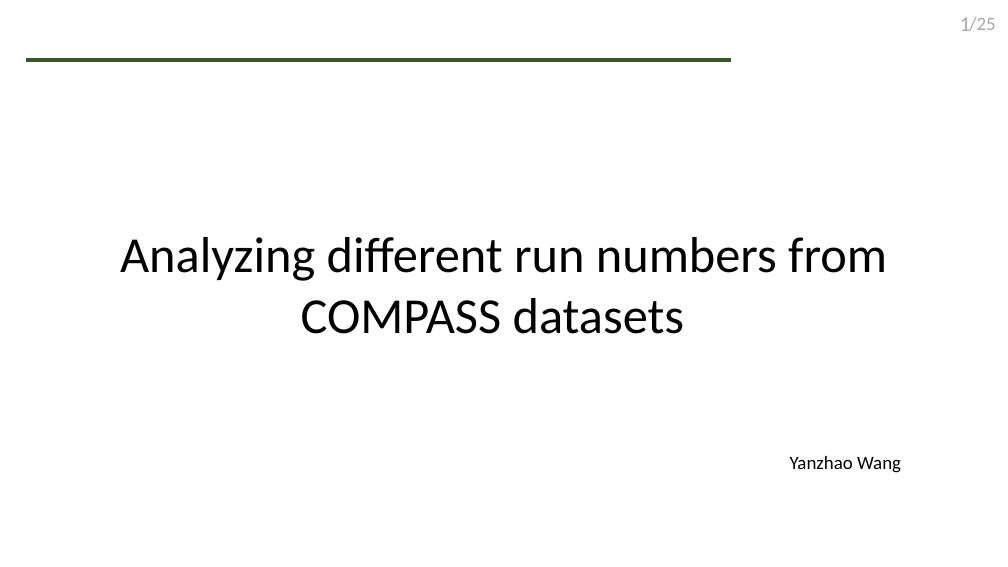
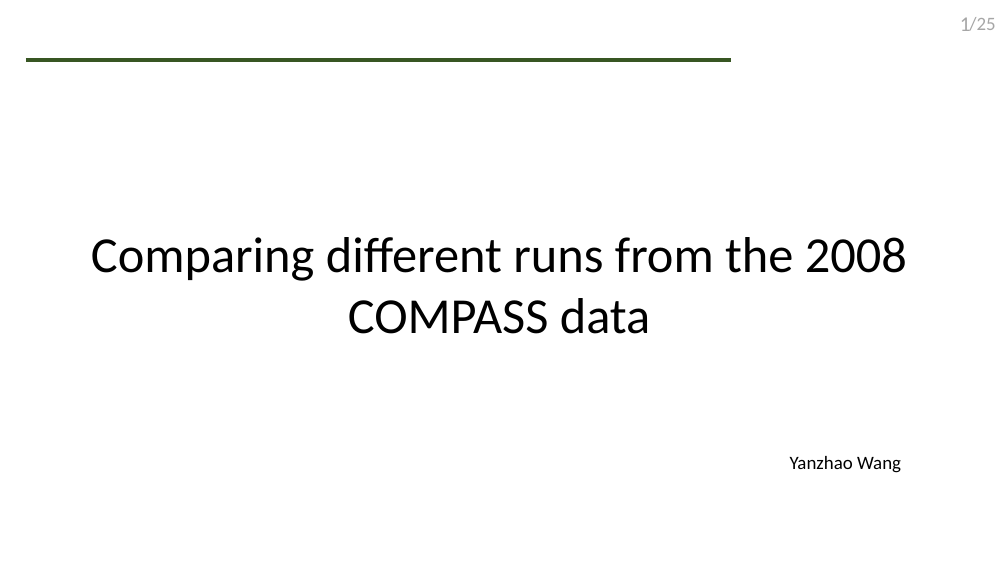
Before and after one commit to Edwin96wang/CompassIntern, a slide deck: slide 1 of presentation/fianl_presentation.pptx. Drawn at 1008x567 pixels with LibreOffice and Linux fonts; fonts in the diff are those of the drawing. Boxes give left, top, right and bottom in pixels: in the first picture for what was removed or moved away, otherwise in the second. Text is boxed around its words. In the diff, an @@ line names an element or a change of style, - is before the commit and + after.

```diff
--- a/presentation/fianl_presentation.pptx
+++ b/presentation/fianl_presentation.pptx
@@ text at box(91, 237, 907, 334): text changed @@
-Analyzing different run numbers from COMPASS datasets
+Comparing different runs from the 2008 COMPASS data
```
Also in this commit, not shown: 4 other slides changed, 1 slide removed, 22 other files.
